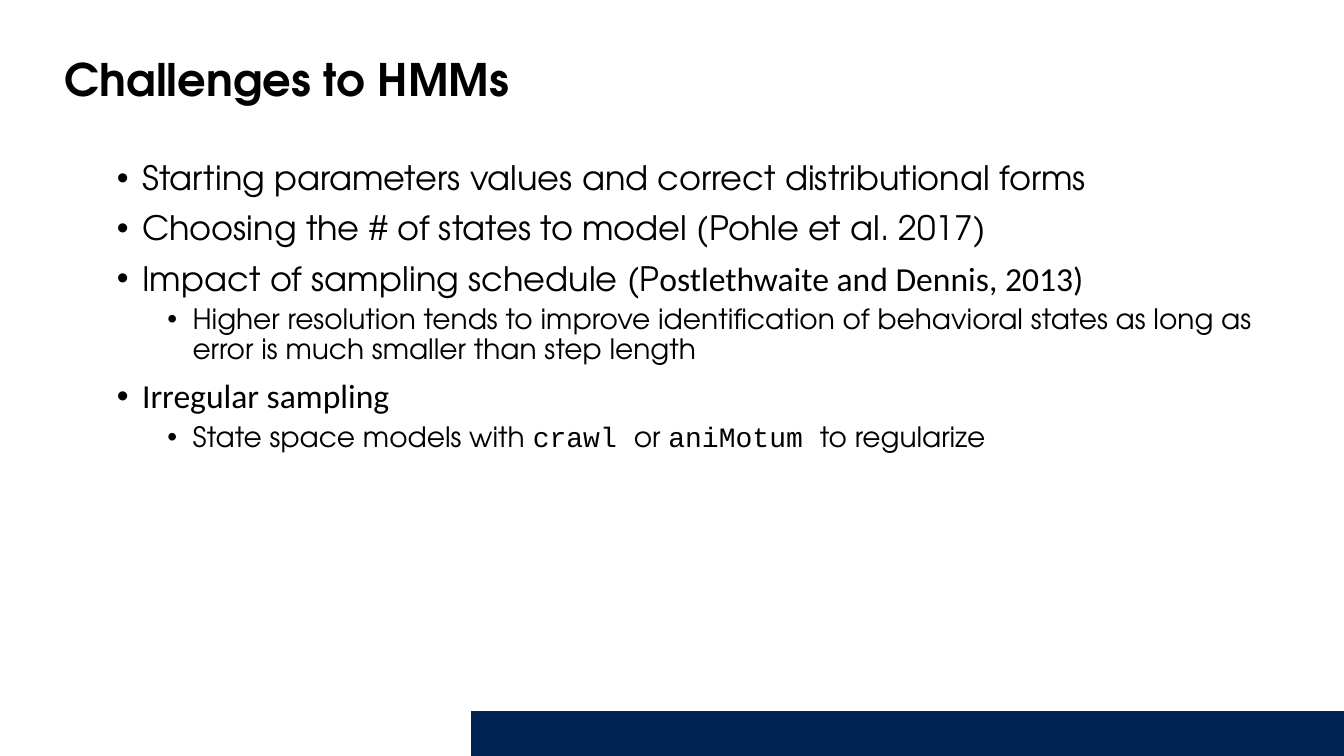
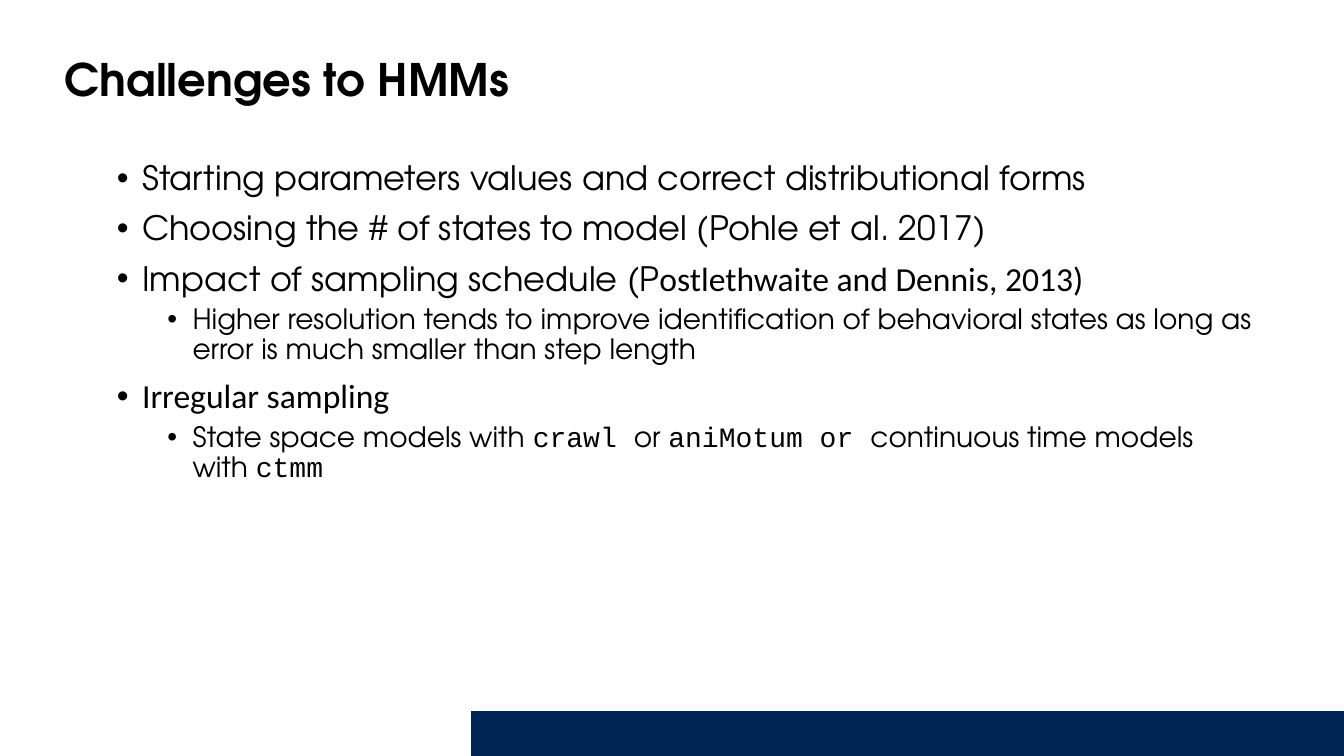
Before and after one commit to Animal-Movements/China_2026, a slide deck: slide 13 of 4_Day4/Presentation/IntroAnimalMovements_HMMs.pptx. Drawn at 1344x756 pixels with LibreOffice and Linux fonts; fonts in the diff are those of the drawing; background and template pictures are left out. Boxes give left, top, right and bottom in pixels: in the first picture for what was removed or moved away, otherwise in the second. Text is boxed around its words. In the diff, an @@ line names an element or a change of style, - is before the commit and + after.

```diff
--- a/4_Day4/Presentation/IntroAnimalMovements_HMMs.pptx
+++ b/4_Day4/Presentation/IntroAnimalMovements_HMMs.pptx
@@ text at (193,426,1194,478): text changed @@
-  • State space models with crawl or aniMotum to regularize
+  • State space models with crawl or aniMotum or continuous time models with ctmm
```
Also in this commit, not shown: 5 other slides changed, 1 slide added, 14 other files.
